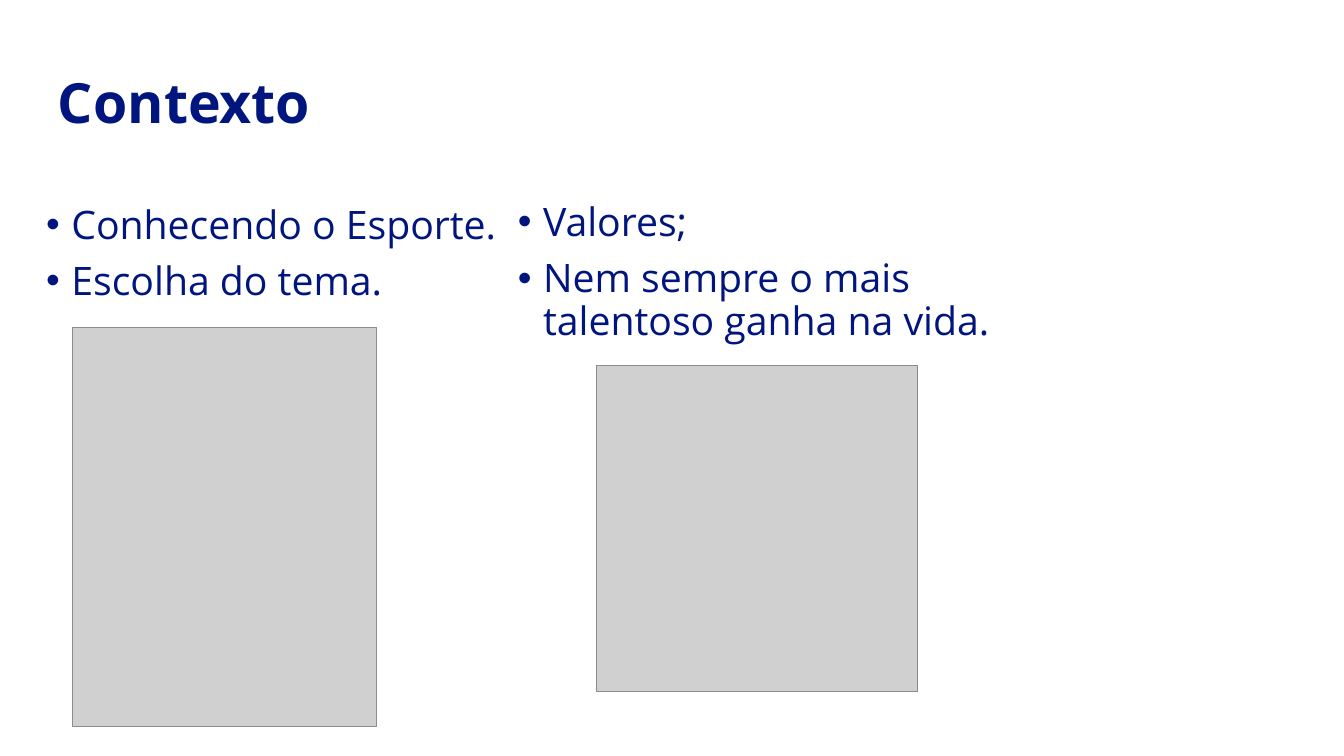
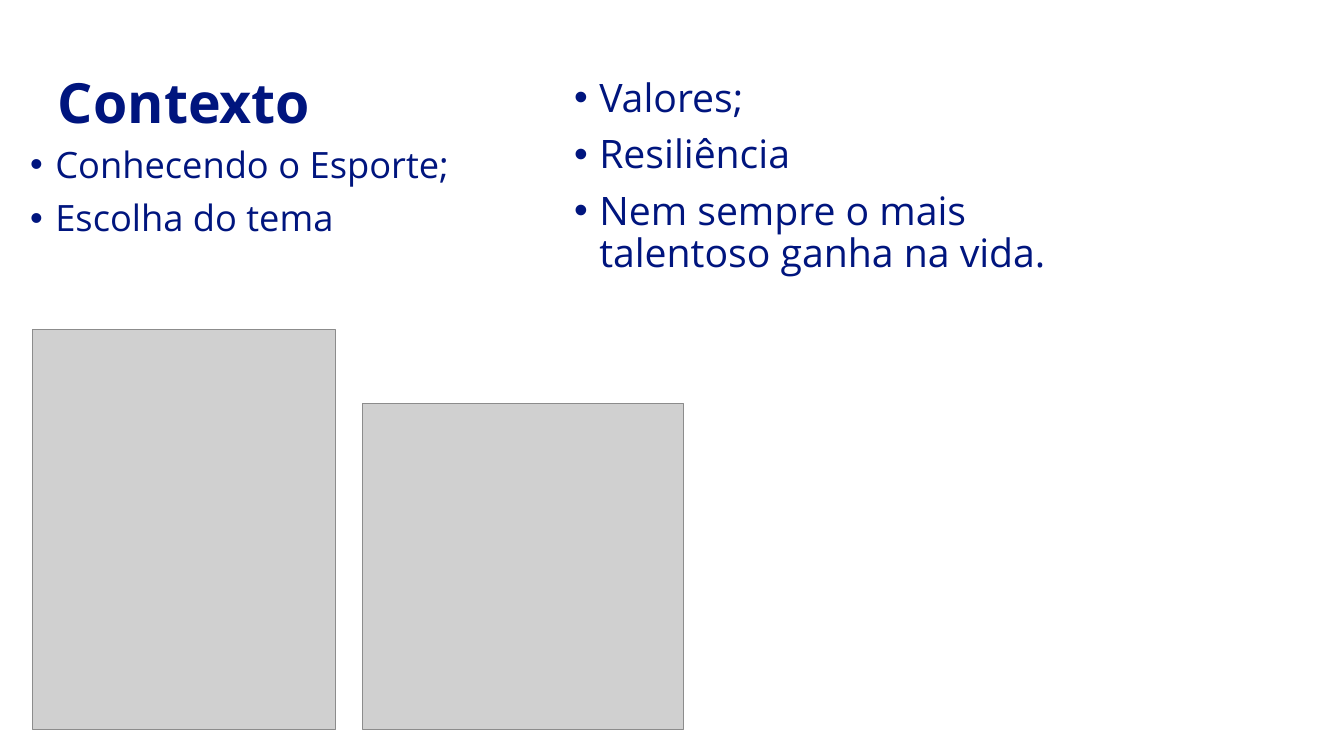
Before and after one commit to PedroSPtech2022/Projeto_Individual, a slide deck: slide 2 of Slide/Apresentação Final.pptx. Drawn at 1344x756 pixels with LibreOffice and Linux fonts; fonts in the diff are those of the drawing; grey boxes stand for pictures; background and template pictures are left out. Boxes give left, top, right and bottom in pixels: in the first picture for what was removed or moved away, otherwise in the second. Text is boxed around its words. In the diff, an @@ line names an element or a change of style, - is before the commit and + after.

```diff
--- a/Slide/Apresentação Final.pptx
+++ b/Slide/Apresentação Final.pptx
@@ text "Valores;": place and size @@
-text "Valores;" at (543, 206, 990, 345)
+text "Valores;" at (599, 82, 1046, 277)
@@ text at (599, 138, 790, 169): paragraph added @@
+• Resiliência
@@ text at (55, 150, 449, 232): text changed; size 28 to 25.9 pt @@
-• Conhecendo o Esporte.
-• Escolha do tema.
+• Conhecendo o Esporte;
+• Escolha do tema
@@ picture: place and size @@
-picture at (73, 328, 376, 728)
+picture at (32, 330, 336, 730)
@@ picture: place and size @@
-picture at (597, 365, 918, 692)
+picture at (363, 403, 684, 730)
```
Also in this commit, not shown: 4 other slides changed, 3 other files.
